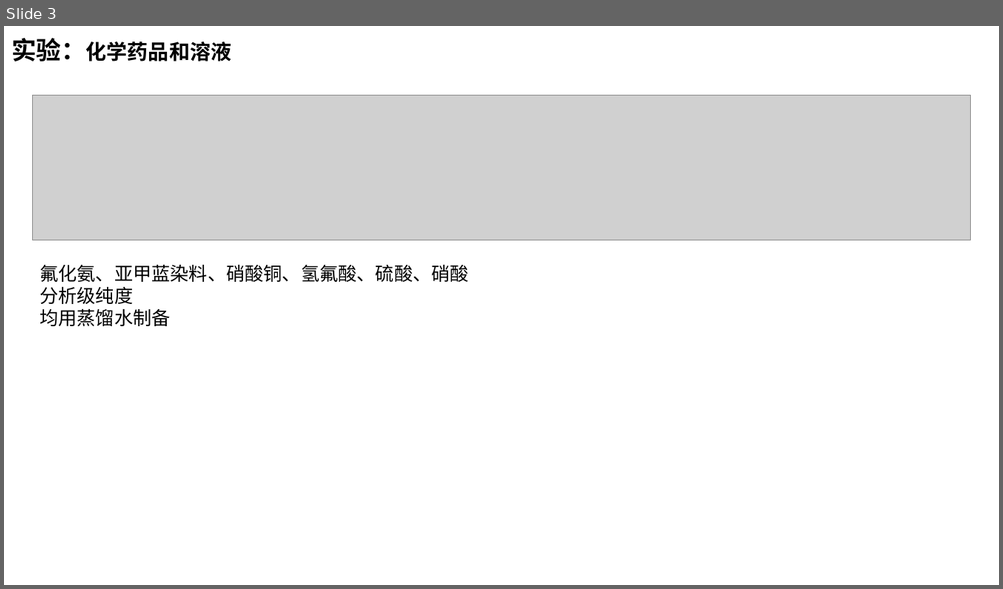
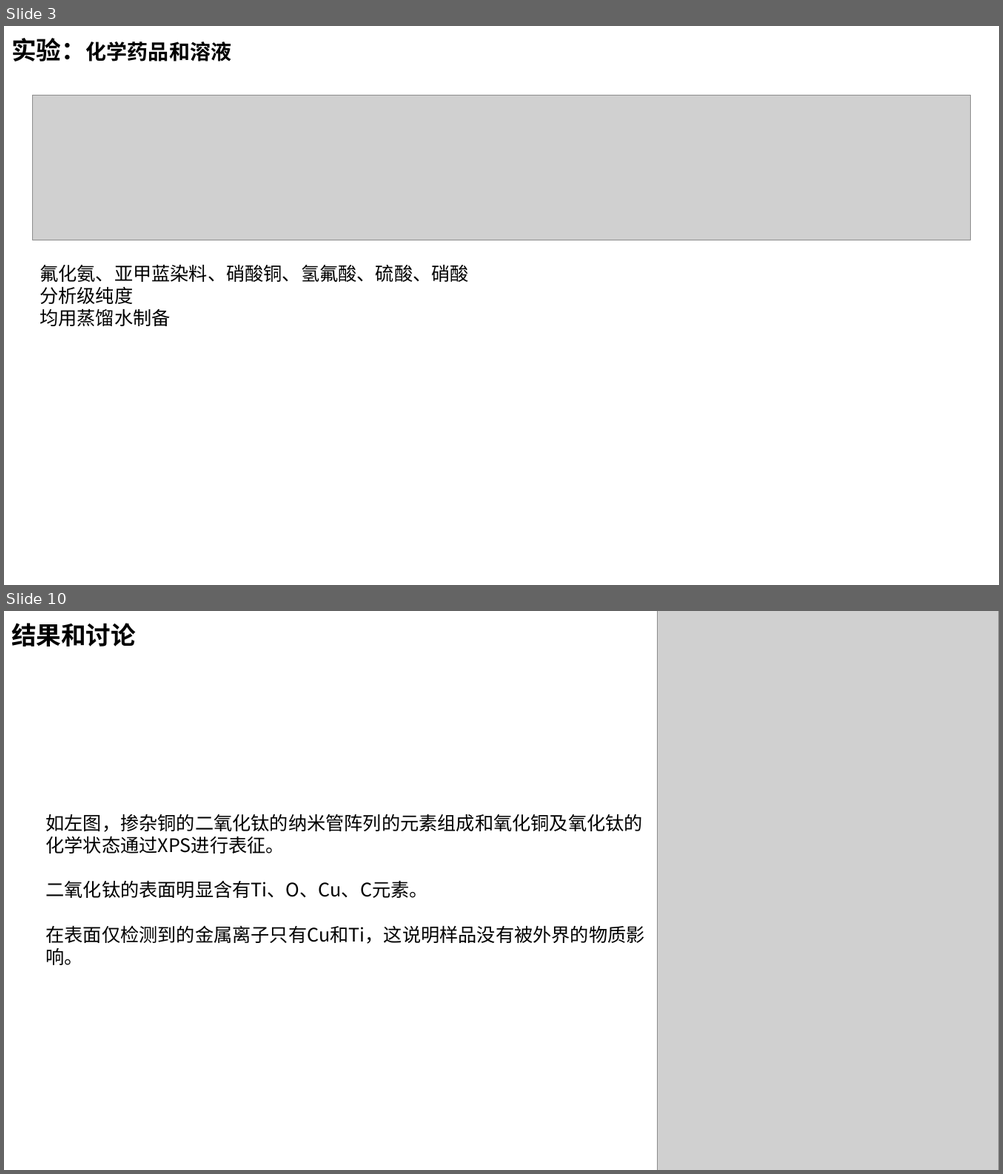
Before and after one commit to DreamBoatOve/gitTest, a slide deck: Lessons/电化学研究方法及实验/作业/国科博17_b20170427_赵朝阳_第五次作业.pptx. Shown one above the other, each under a label of ours: slide 3 before the commit, slides 3 and 10 after it; the slides between them are not shown. The pictures are 1003x589 and 1003x1174 pixels, drawn with LibreOffice and Linux fonts; fonts in the diff are those of the drawing; grey boxes stand for pictures. Boxes give left, top, right and bottom in pixels: in the first picture for what was removed or moved away, otherwise in the second. Text is boxed around its words. In the diff, an @@ line names an element or a change of style, - is before the commit and + after.

```diff
--- a/Lessons/电化学研究方法及实验/作业/国科博17_b20170427_赵朝阳_第五次作业.pptx
+++ b/Lessons/电化学研究方法及实验/作业/国科博17_b20170427_赵朝阳_第五次作业.pptx
@@ slide 10 added at [4, 611, 999, 1170], background #FFFFFF @@
@@ text added at [11, 623, 136, 647], 24 pt, text #000000, bold @@
+结果和讨论
@@ picture added at [657, 611, 999, 1170] @@
@@ text added at [46, 814, 645, 965], 18 pt, text #000000 @@
+如左图，掺杂铜的二氧化钛的纳米管阵列的元素组成和氧化铜及氧化钛的化学状态通过XPS进行表征。
+二氧化钛的表面明显含有Ti、O、Cu、C元素。
+在表面仅检测到的金属离子只有Cu和Ti，这说明样品没有被外界的物质影响。
```
Also in this commit, not shown: 7 slides changed, 5 other slides added, 1 slide removed, 9 other files.
